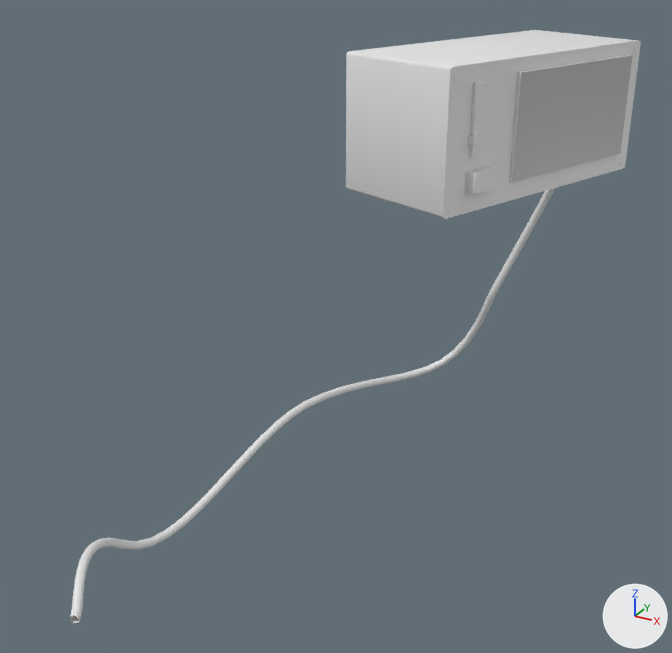
Two versions of the FBX model Assets/_Assets/Models/HistoricalDataUnit_01.fbx, one commit apart.
One viewpoint serves both versions: a camera (50 mm lens) standing at (5.94, -1.89, 14.03) and looking at (2.22, 4.89, 10.64). Arrows for +X, +Y and +Z are at lower right; the lights stay in place. The first picture is the older version.

Objects in the first picture: 'histData_btn_v1', 'histData_cord_v1', 'histData_mod_v1', 'histData_slider_v1'.
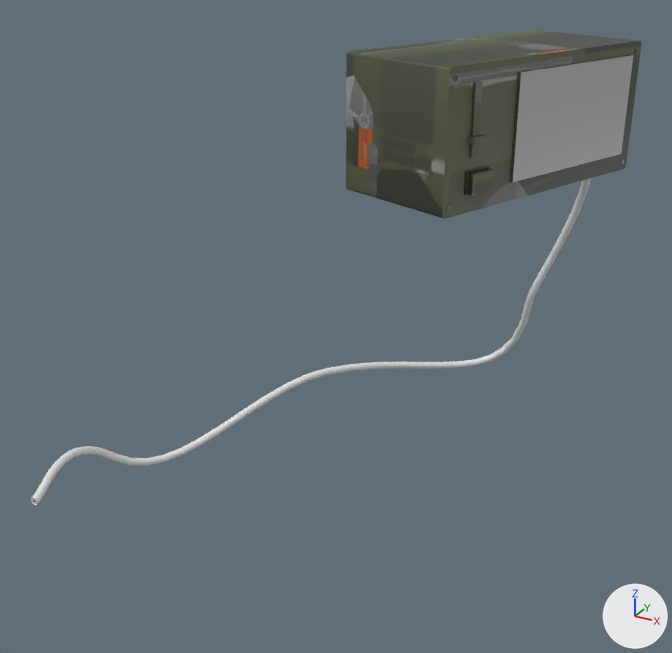
What the commit changed:
Picture 'CenterMonitor_base_Base_color.png' (img_centermonitor_base_base_color_png) is new.
Material 'BaseMod_Color.001' (mat_basemod_color_001) is new.
Its texture is img_centermonitor_base_base_color_png.
me_béziercurve_003 is used by ob_histdata_cord_v1; location (2.26, 7.0, 9.87); rotation (1.603, -0.693, -1.7), in degrees (92, -40, -97); scale (1.99, 1.99, 1.99).
me_béziercurve_003 had 588 vertices, 576 faces and spanned x -0.44..1.73, y -1.89..0.87, z -0.88..0.4.
me_béziercurve_003 now has 588 vertices, 576 faces and spans x -1.4..1.4, y -1.91..1.69, z -2.7..2.92.
me_béziercurve_003 part 1: 588 of 588 vertices moved; they spanned x -0.44..1.73, y -1.89..0.87, z -0.88..0.4 and now span x -1.4..1.4, y -1.91..1.69, z -2.7..2.92; mean shift (-0.2, -0.32, 0.41).
me_cube_038 has 232 vertices, 200 faces and spans x -0.55..0.52, y -0.57..0.49, z -0.6..1.68.
me_cube_038 is used by ob_histdata_mod_v1; location (3.25, 4.83, 12.62); rotation (1.571, 0.0, 2.788), in degrees (90, 0, 160).
me_cube_038 part 2: all 199 faces that had it switch from mat_basemod_color (white #e7e7e7) to mat_basemod_color_001 (picture img_centermonitor_base_base_color_png).
me_cube_042 has 8 vertices, 5 faces and spans x -0.033..0.033, y -0.0259..0.0259, z -0.0626..0.0626.
me_cube_042 no longer uses material mat_basemod_color (white #e7e7e7).
me_cube_042 gains material mat_basemod_color_001 (picture img_centermonitor_base_base_color_png).
me_cube_041 has 36 vertices, 25 faces and spans x -0.038..0.038, y -0.079..0.079, z -0.114..0.114.
me_cube_041 no longer uses material mat_basemod_color (white #e7e7e7).
me_cube_041 gains material mat_basemod_color_001 (picture img_centermonitor_base_base_color_png).
Object 'histData_cord_v1' (ob_histdata_cord_v1) is rescaled from (1.99, 1.99, 1.99) to (1.0, 1.0, 1.0).
Object 'histData_cord_v1' (ob_histdata_cord_v1) moves from (2.26, 7.0, 9.87) to (1.93, 5.21, 10.7).
Object 'histData_cord_v1' (ob_histdata_cord_v1) turns from (92, -40, -97) to (90, 0, 159) degrees about x, y and z.

Boxes [x1, y1, x2, y2] around the edits, measured in the pictures (672 x 653 px):
'histData_cord_v1', reshaped, moved, turned, rescaled: before [70, 188, 555, 623]; after [31, 178, 591, 505]
'histData_btn_v1', recoloured: [467, 168, 494, 195] in both
'histData_slider_v1', recoloured: [468, 134, 486, 145] in both
part 2 of me_cube_038, recoloured (darker): [346, 30, 641, 219] in both
